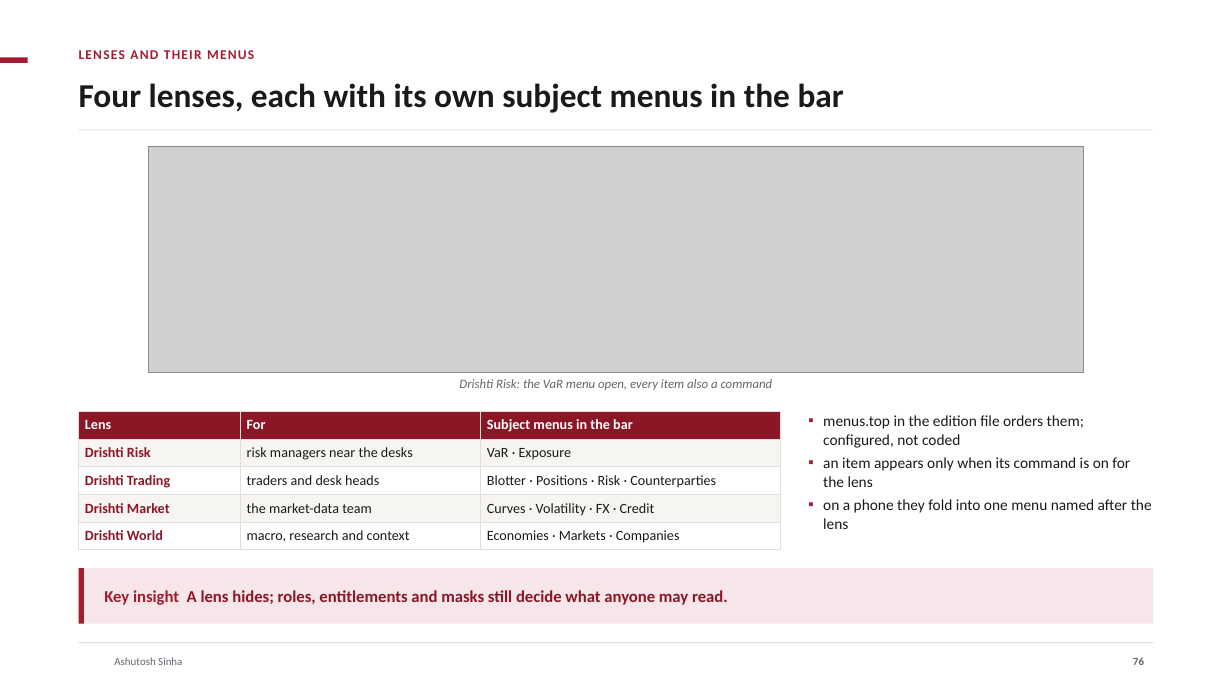
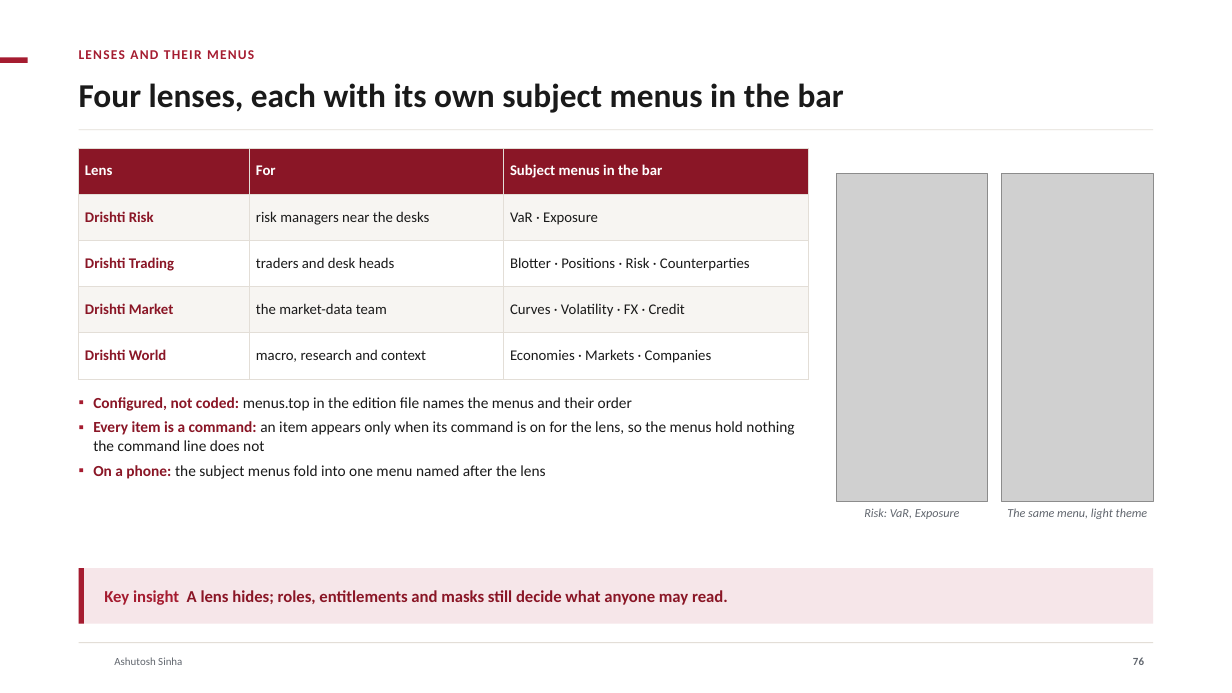
Before and after one commit to ajsinha/drishti, a slide deck: slide 76 of docs/publications/Drishti-Design-and-Evidence.pptx. Drawn at 1232x693 pixels with LibreOffice and Linux fonts; fonts in the diff are those of the drawing; grey boxes stand for pictures; background and template pictures are left out. Boxes give left, top, right and bottom in pixels: in the first picture for what was removed or moved away, otherwise in the second. Text is boxed around its words. In the diff, an @@ line names an element or a change of style, - is before the commit and + after.

Commit message:
Decks: Design-and-Evidence without status pills; the phone tiers and lens menus on the real phone captures; no picture disagrees with its slide (live period statistics and the reports list, real captures for the Risk, Trading, Market and World cases, mock-ups captioned as such with no figures they could contradict); each bank EPE dated; chapter names clear of their numbers

```diff
--- a/docs/publications/Drishti-Design-and-Evidence.pptx
+++ b/docs/publications/Drishti-Design-and-Evidence.pptx
@@ table at [79,148,809,379] @@
@@ size 11 to 11.5 pt @@
@@ table: place and size @@
-table at [79,411,781,550]
+table at [79,148,809,379]
@@ picture removed at [149,146,1084,372] @@
@@ picture added at [836,174,988,502] @@
@@ picture added at [1002,174,1153,502] @@
@@ text removed at [459,379,773,390] @@
-Drishti Risk: the VaR menu open, every item also a command
@@ text at [93,397,794,479]: text changed @@
-▪ menus.top in the edition file orders them; configured, not coded
-▪ an item appears only when its command is on for the lens
-▪ on a phone they fold into one menu named after the lens
+▪ Configured, not coded: menus.top in the edition file names the menus and their order
+▪ Every item is a command: an item appears only when its command is on for the lens, so the menus hold nothing the command line does not
+▪ On a phone: the subject menus fold into one menu named after the lens
@@ text added at [864,508,960,519], 9.5 pt, text #61666E, italic @@
+Risk: VaR, Exposure
@@ text added at [1007,508,1148,519], 9.5 pt, text #61666E, italic @@
+The same menu, light theme
```
Also in this commit, not shown: 35 other slides changed, 1 other file.
